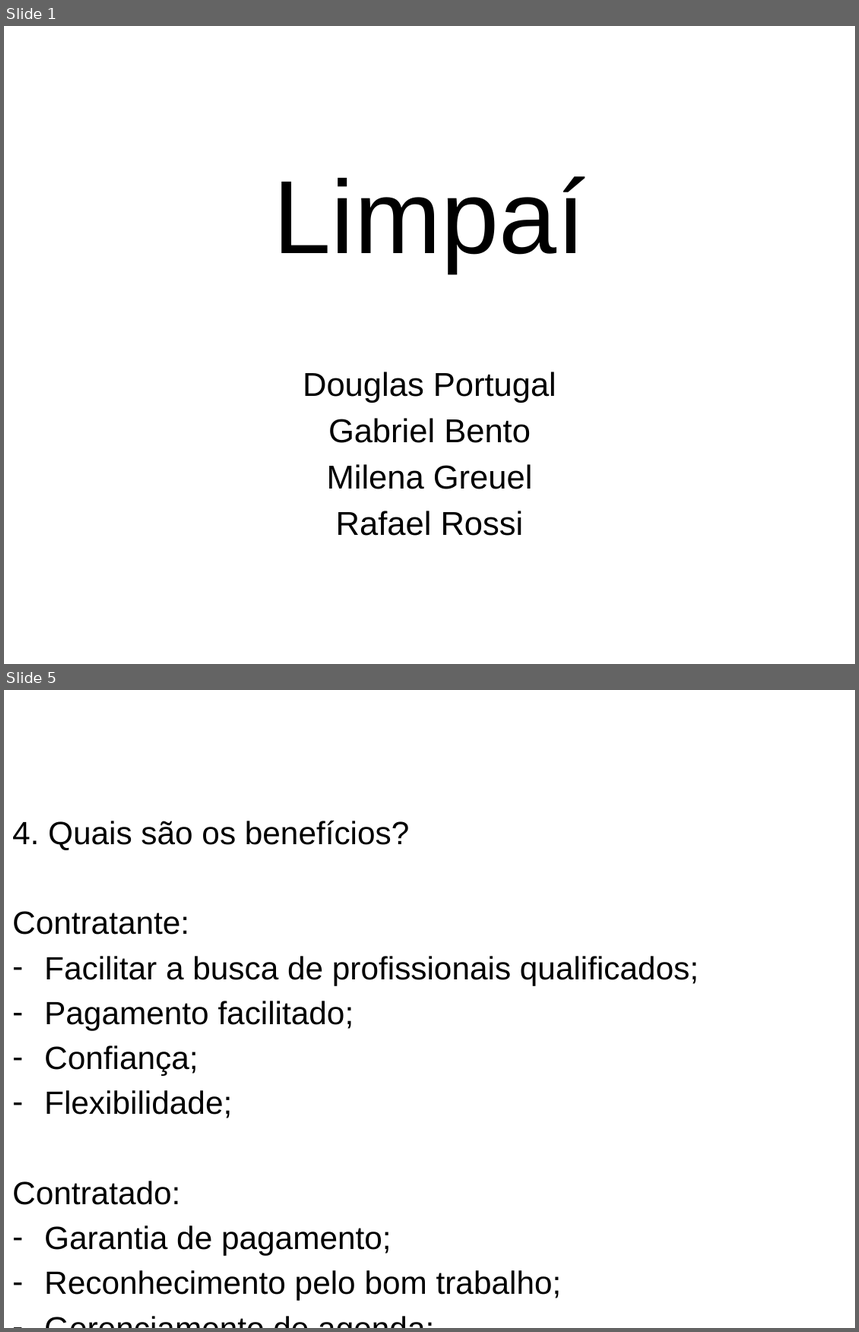
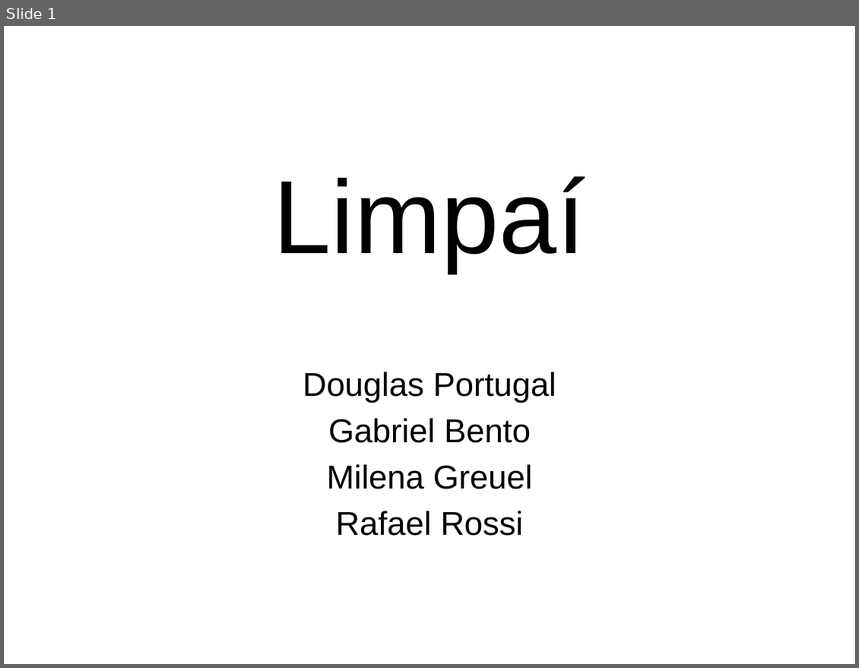
Before and after one commit to douglas-oliveira/Limpai, a slide deck: Docs/Projeto de software apresentação.pptx. Shown one above the other, each under a label of ours: slides 1 and 5 before the commit, slide 1 after it; the slides between them are not shown. The pictures are 859x1332 and 859x668 pixels, drawn with LibreOffice and Linux fonts; fonts in the diff are those of the drawing; background and template pictures are left out. Boxes give left, top, right and bottom in pixels: in the first picture for what was removed or moved away, otherwise in the second. Text is boxed around its words. In the diff, an @@ line names an element or a change of style, - is before the commit and + after.

```diff
--- a/Docs/Projeto de software apresentação.pptx
+++ b/Docs/Projeto de software apresentação.pptx
@@ slide 5 removed at bbox=[4, 690, 855, 1328], background picture (left out) @@
@@ text removed at bbox=[12, 820, 699, 1301] @@
-4. Quais são os benefícios?
-Contratante:
-– Facilitar a busca de profissionais qualificados;
-– Pagamento facilitado;
-– Confiança;
-– Flexibilidade;
-Contratado:
-– Garantia de pagamento;
-– Reconhecimento pelo bom trabalho;
-– Gerenciamento de agenda;
```
Also in this commit, not shown: 3 slides changed, 2 slides added, 9 other slides removed.
